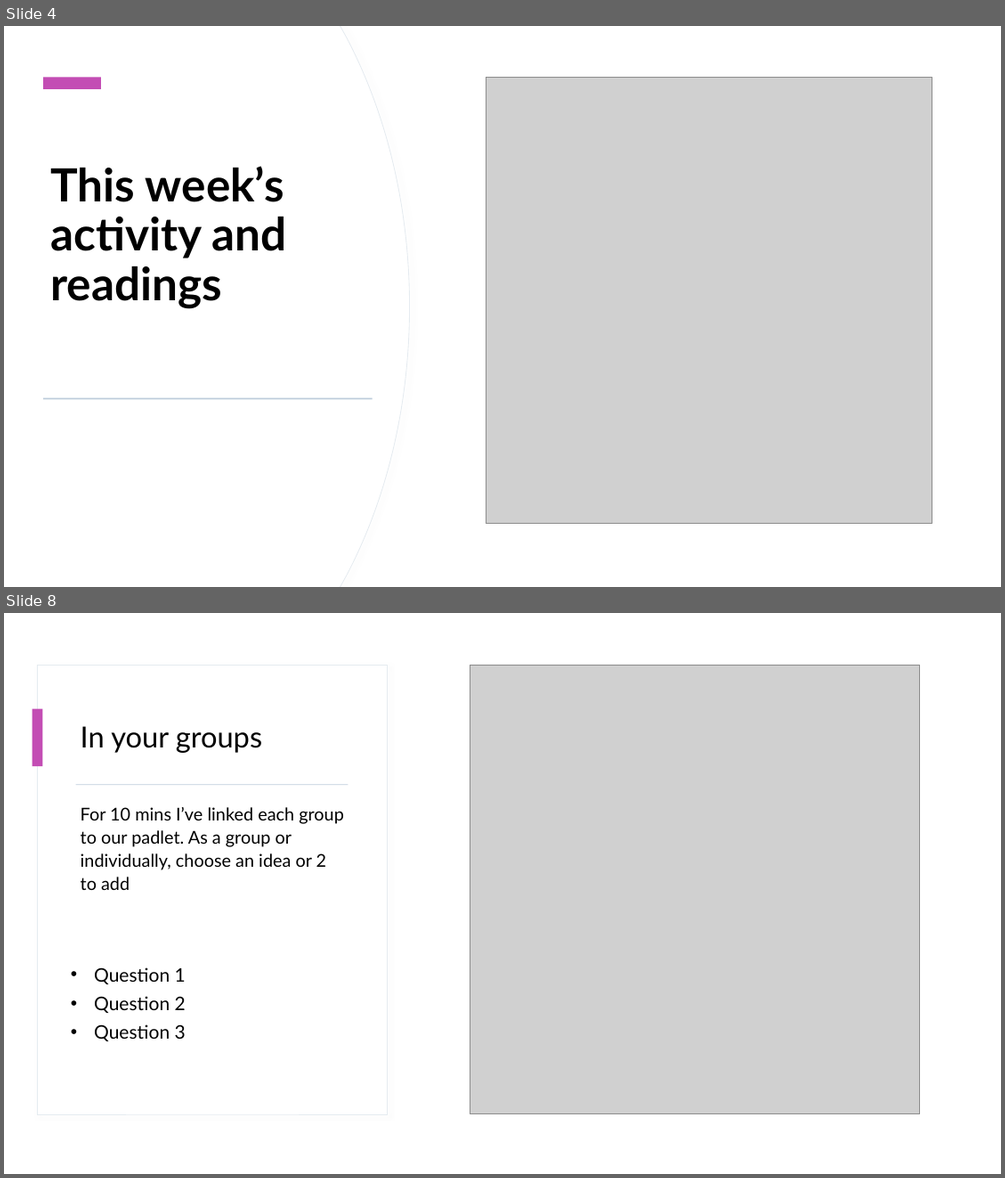
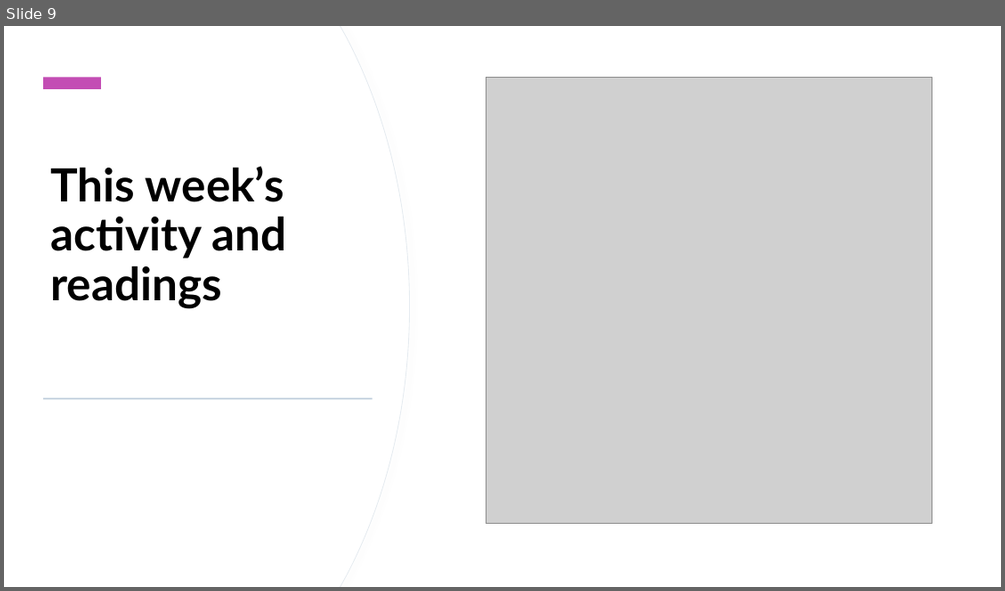
Before and after one commit to StephenCole19/Summer2020, a slide deck: soci2534/midterm/SOCIMidterm.pptx. Shown one above the other, each under a label of ours: slides 4 and 8 before the commit, slide 9 after it; the slides between them are not shown. The pictures are 1005x1178 and 1005x591 pixels, drawn with LibreOffice and Linux fonts; fonts in the diff are those of the drawing; grey boxes stand for pictures. Boxes give left, top, right and bottom in pixels: in the first picture for what was removed or moved away, otherwise in the second. Text is boxed around its words. In the diff, an @@ line names an element or a change of style, - is before the commit and + after.

```diff
--- a/soci2534/midterm/SOCIMidterm.pptx
+++ b/soci2534/midterm/SOCIMidterm.pptx
@@ slide 8 removed at (4, 613, 1001, 1174), background #FFFFFF; not listed: 2 template elements that a slide beside it also shows @@
@@ rectangle removed at (4, 613, 1001, 1174) @@
@@ rectangle removed at (38, 665, 388, 1114) @@
@@ picture removed at (470, 665, 920, 1114) @@
@@ rectangle removed at (32, 709, 43, 766) @@
@@ title removed at (81, 726, 262, 753) @@
-In your groups
@@ rectangle removed at (76, 784, 348, 785) @@
@@ text removed at (81, 807, 344, 890) @@
-For 10 mins I’ve linked each group to our padlet. As a group or individually, choose an idea or 2 to add
@@ text removed at (94, 967, 186, 1041) @@
-• Question 1
-• Question 2
-• Question 3
@@ what was slide 4 is now slide 9 @@
```
Also in this commit, not shown: 4 slides changed, 7 slides added, 8 other slides removed, 16 other files.
